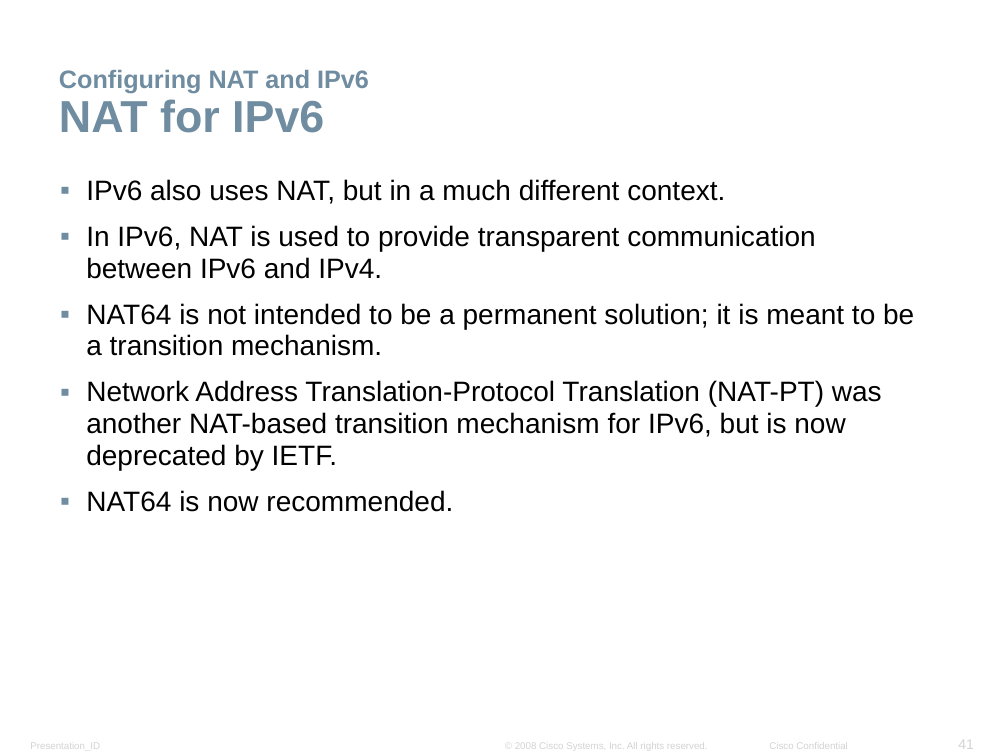
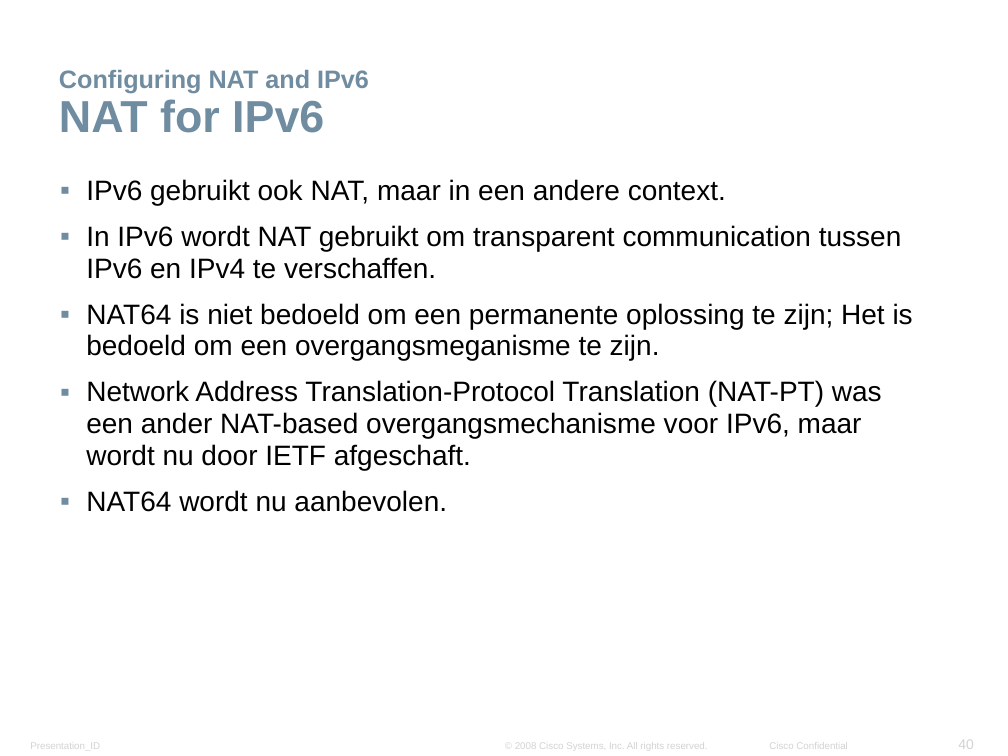
Before and after one commit to kenzot11/Presentatie-NAT, a slide deck: slide 40 of Networking Advanced - Chapter5 - NAT.pptx (slide 41 before the commit). Drawn at 1008x756 pixels with LibreOffice and Linux fonts; fonts in the diff are those of the drawing; background and template pictures are left out. Boxes give left, top, right and bottom in pixels: in the first picture for what was removed or moved away, otherwise in the second. Text is boxed around its words. In the diff, an @@ line names an element or a change of style, - is before the commit and + after.

```diff
--- a/Networking Advanced - Chapter5 - NAT.pptx
+++ b/Networking Advanced - Chapter5 - NAT.pptx
@@ text at bbox=[86, 179, 913, 512]: text changed @@
-▪ IPv6 also uses NAT, but in a much different context.
-▪ In IPv6, NAT is used to provide transparent communication between IPv6 and IPv4.
-▪ NAT64 is not intended to be a permanent solution; it is meant to be a transition mechanism.
-▪ Network Address Translation-Protocol Translation (NAT-PT) was another NAT-based transition mechanism for IPv6, but is now deprecated by IETF.
-▪ NAT64 is now recommended.
+▪ IPv6 gebruikt ook NAT, maar in een andere context.
+▪ In IPv6 wordt NAT gebruikt om transparent communication tussen IPv6 en IPv4 te verschaffen.
+▪ NAT64 is niet bedoeld om een permanente oplossing te zijn; Het is bedoeld om een overgangsmeganisme te zijn.
+▪ Network Address Translation-Protocol Translation (NAT-PT) was een ander NAT-based overgangsmechanisme voor IPv6, maar wordt nu door IETF afgeschaft.
+▪ NAT64 wordt nu aanbevolen.
@@ page number at bbox=[958, 740, 974, 749]: text changed @@
-41
+40
```
Also in this commit, not shown: 22 other slides changed, 1 slide removed.
